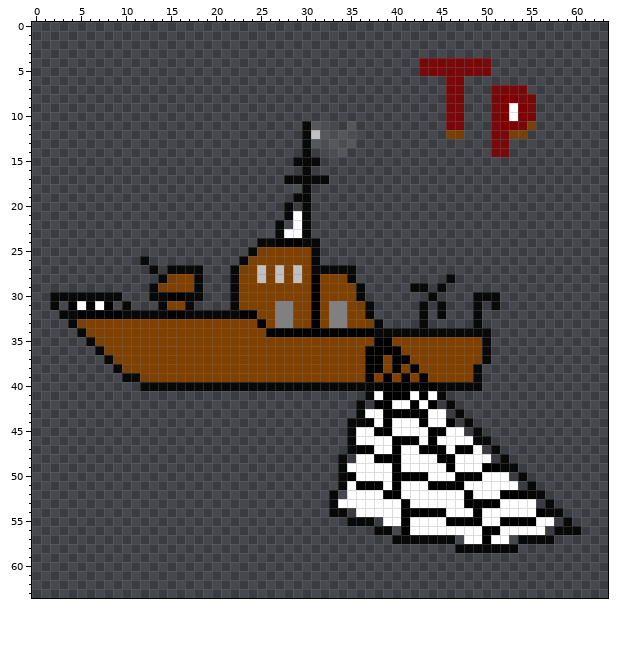
Two versions of one pixel-art sprite, public/figures/Tr.png. Above is the file before it was changed.
The file is 64x64 pixels.
The result:
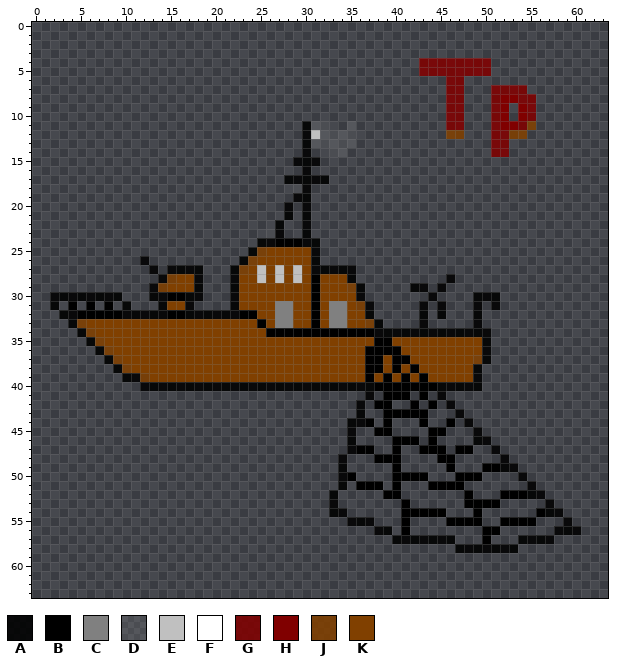
Palette (. is transparent): A #000000df  B #000000  C #808080  D #c0c0c020  E #c0c0c0  F #ffffff  G #800000df  H #800000  J #804000df  K #804000
Changes in this commit:
Changed rows in their new state; - is an unchanged pixel.
first column x 53:
 9 .
10 .
first column x 28:
21 -.
22 -.
23 ..
first column x 5:
31 .-.
first column x 34:
41 ----.---.-.-------------
42 ------..-.--------------
43 ---..-----..------------
44 ----.-...-..------------
45 --..--....--..----------
46 --....---.-....---------
47 ----..-..---.--.--------
48 --..---....--....-------
49 -.....-.....-...--------
50 --....----...---...-----
51 -.---.-...----......----
52 -....--.......-...------
53 .......-......----....--
54 --.....-----...-......--
55 -----..-....----..----..
56 --------........--.....-
57 --------------..-..-----
Where, in picture pixels (left, top, right, bottom), the same in both pictures:
erased: (509, 103, 518, 121)
erased: (284, 211, 302, 238)
erased: (77, 301, 104, 310)
erased: (338, 391, 554, 544)
